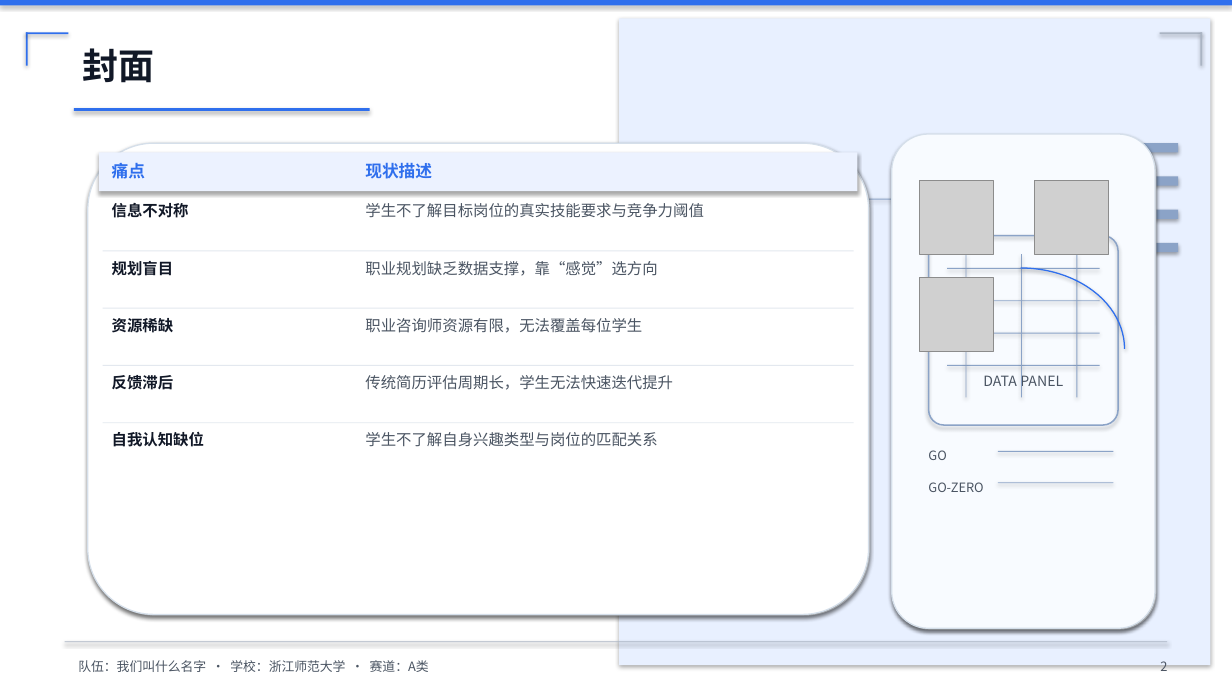
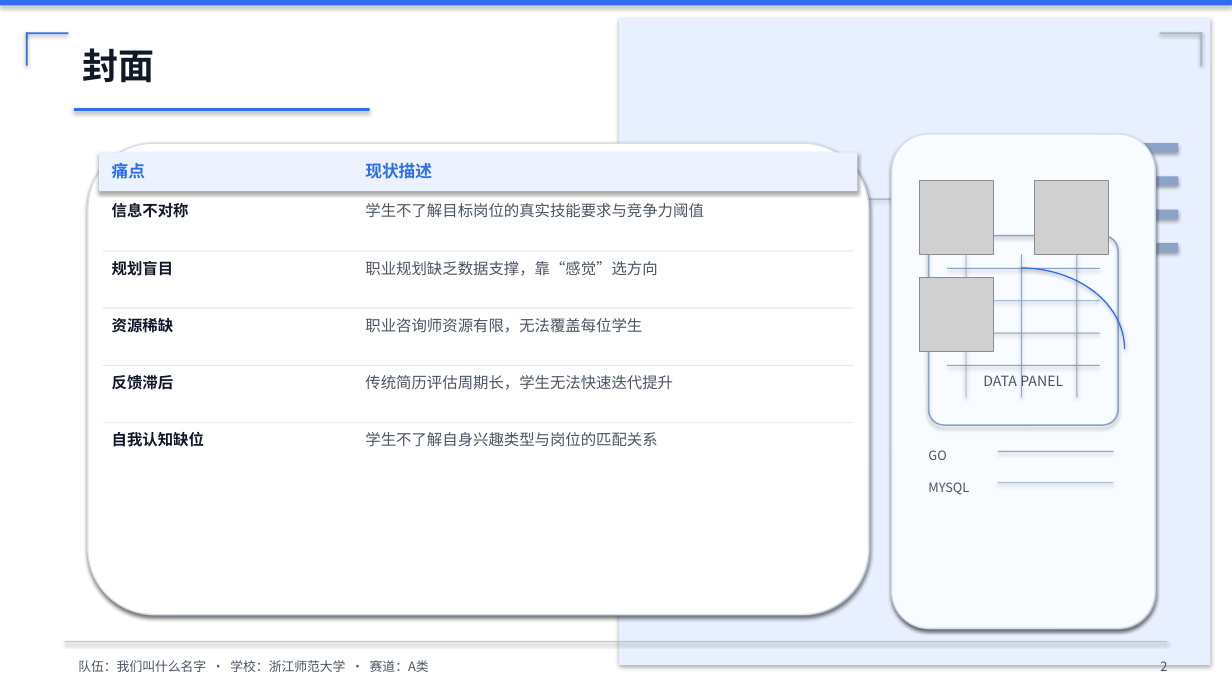
Before and after one commit to ltx-202432110105/quote, a slide deck: slide 3 of slides/competition.pptx. Drawn at 1232x693 pixels with LibreOffice and Linux fonts; fonts in the diff are those of the drawing; grey boxes stand for pictures; background and template pictures are left out. Boxes give left, top, right and bottom in pixels: in the first picture for what was removed or moved away, otherwise in the second. Text is boxed around its words. In the diff, an @@ line names an element or a change of style, - is before the commit and + after.

```diff
--- a/slides/competition.pptx
+++ b/slides/competition.pptx
@@ text at <box>928,482,969,495</box>: text changed @@
-GO-ZERO
+MYSQL
```
Also in this commit, not shown: 1 other slide changed, 1 other file.
